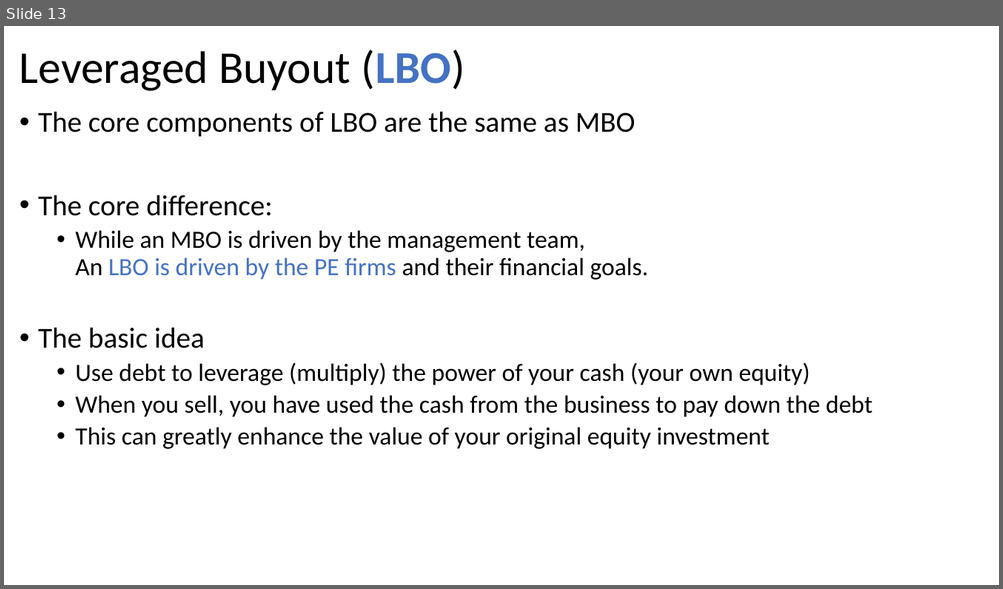
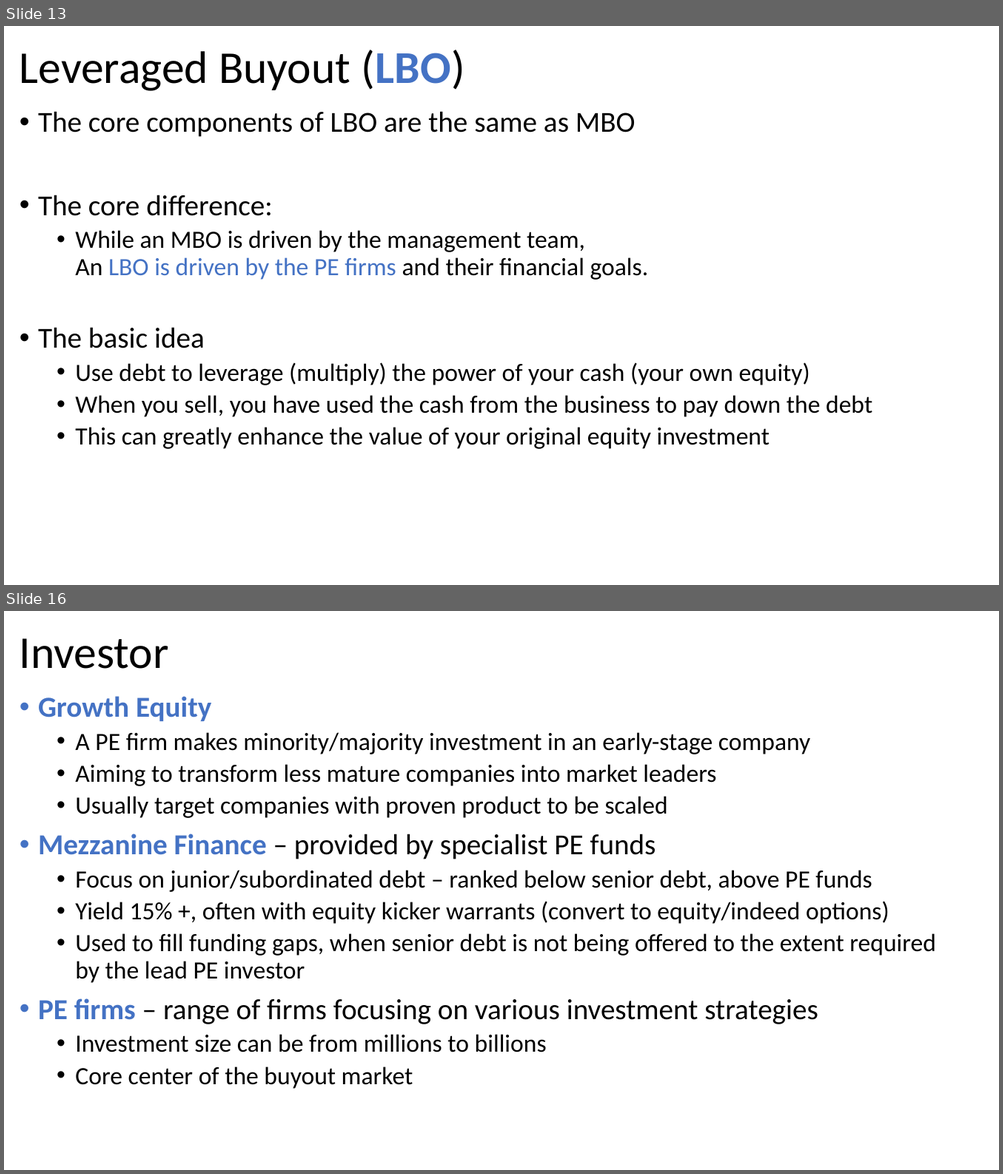
Before and after one commit to gowestyang/finance, a slide deck: (2021 John) Private Equity Finance/Presentation1.pptx. Shown one above the other, each under a label of ours: slide 13 before the commit, slides 13 and 16 after it; the slides between them are not shown. The pictures are 1003x589 and 1003x1174 pixels, drawn with LibreOffice and Linux fonts; fonts in the diff are those of the drawing. Boxes give left, top, right and bottom in pixels: in the first picture for what was removed or moved away, otherwise in the second. Text is boxed around its words. In the diff, an @@ line names an element or a change of style, - is before the commit and + after.

```diff
--- a/(2021 John) Private Equity Finance/Presentation1.pptx
+++ b/(2021 John) Private Equity Finance/Presentation1.pptx
@@ slide 16 added at (4, 611, 999, 1170), background #FFFFFF @@
@@ title added at (20, 638, 169, 669), 44 pt, text #000000 @@
+Investor
@@ text added at (38, 696, 936, 1089), 24 pt, text #000000 @@
+• Growth Equity
+  • A PE firm makes minority/majority investment in an early-stage company
+  • Aiming to transform less mature companies into market leaders
+  • Usually target companies with proven product to be scaled
+• Mezzanine Finance – provided by specialist PE funds
+  • Focus on junior/subordinated debt – ranked below senior debt, above PE funds
+  • Yield 15% +, often with equity kicker warrants (convert to equity/indeed options)
+  • Used to fill funding gaps, when senior debt is not being offered to the extent required by the lead PE investor
+• PE firms – range of firms focusing on various investment strategies
+  • Investment size can be from millions to billions
+  • Core center of the buyout market
```
Also in this commit, not shown: 2 slides changed, 9 other slides added.
